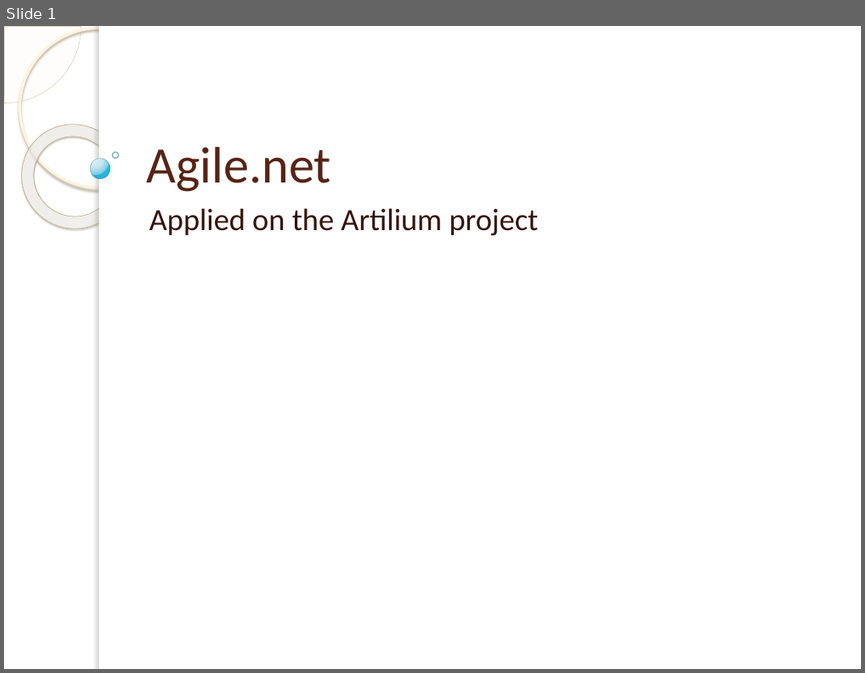
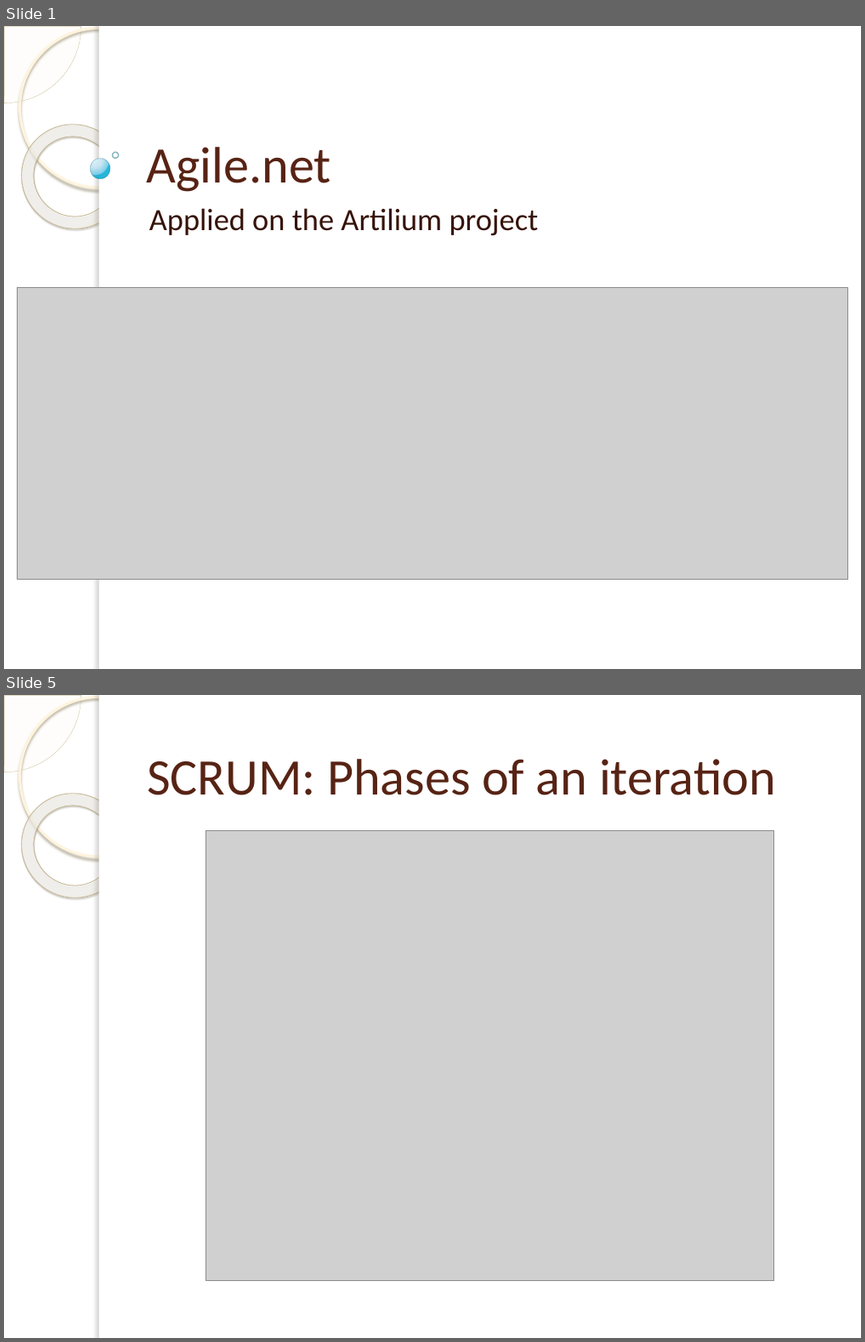
Before and after one commit to michelgrootjans/foresee, a slide deck: Agile.net/Agile.net.pptx. Shown one above the other, each under a label of ours: slide 1 before the commit, slides 1 and 5 after it; the slides between them are not shown. The pictures are 865x673 and 865x1342 pixels, drawn with LibreOffice and Linux fonts; fonts in the diff are those of the drawing; grey boxes stand for pictures; background and template pictures are left out. Boxes give left, top, right and bottom in pixels: in the first picture for what was removed or moved away, otherwise in the second. Text is boxed around its words. In the diff, an @@ line names an element or a change of style, - is before the commit and + after.

```diff
--- a/Agile.net/Agile.net.pptx
+++ b/Agile.net/Agile.net.pptx
@@ slide 5 added at (x1=4, y1=695, x2=861, y2=1338), background picture (left out); not listed: 5 template elements that a slide beside it also shows @@
@@ title added at (x1=147, y1=759, x2=776, y2=795), 43 pt, text #572314 @@
+SCRUM: Phases of an iteration
@@ picture added at (x1=205, y1=830, x2=774, y2=1280) @@
@@ slide 1 changed as well @@
@@ picture added at (x1=18, y1=287, x2=848, y2=579) @@
```
Also in this commit, not shown: 5 other slides changed, 11 other slides added, 4 slides removed, 10 other files.
